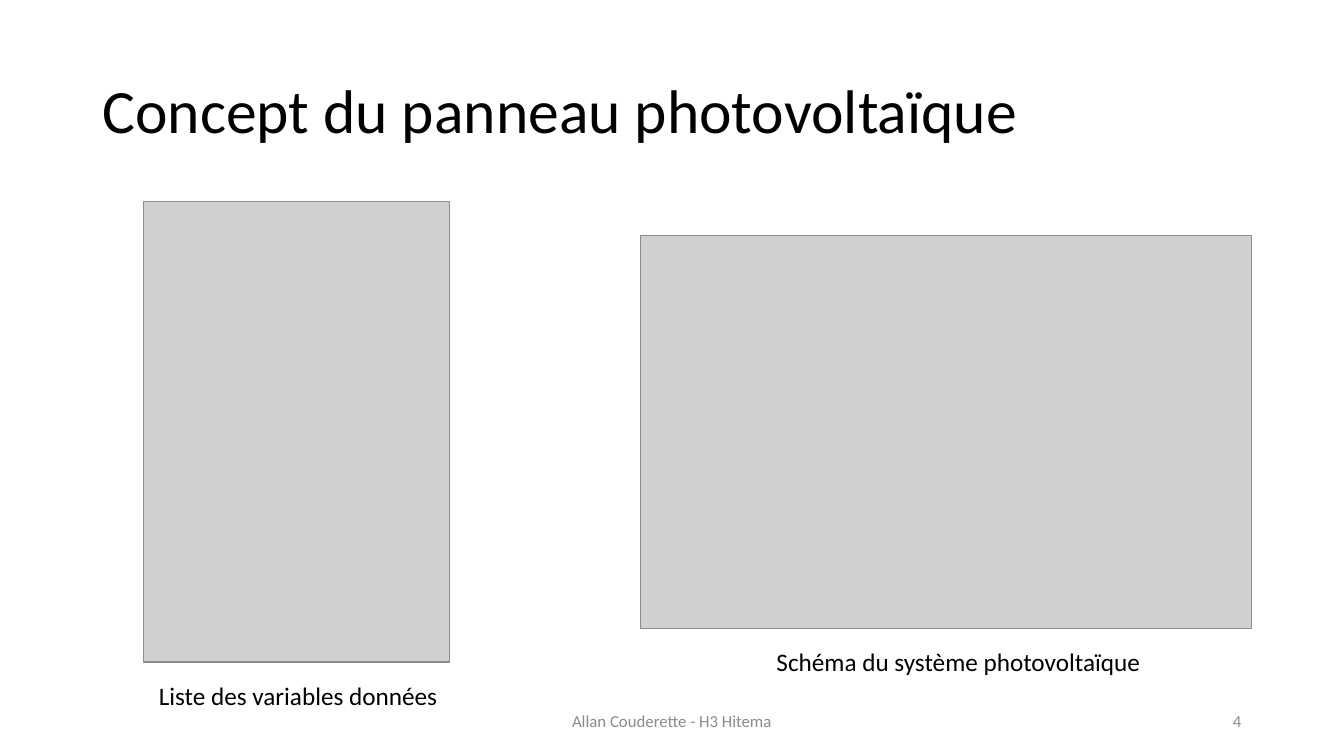
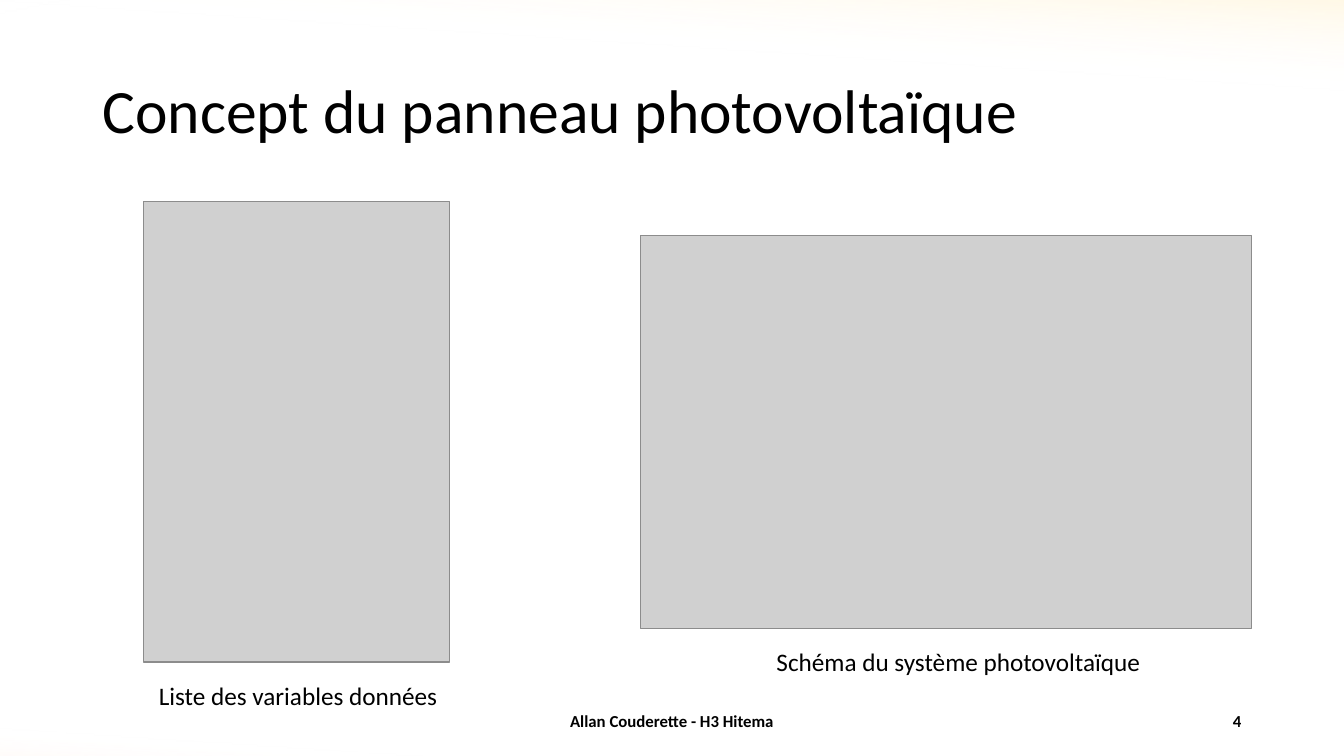
Before and after one commit to allanCouderette/ML_Solar_Power, a slide deck: slide 4 of Présentation Solar Power.pptx. Drawn at 1344x756 pixels with LibreOffice and Linux fonts; fonts in the diff are those of the drawing; grey boxes stand for pictures. Boxes give left, top, right and bottom in pixels: in the first picture for what was removed or moved away, otherwise in the second. Text is boxed around its words. In the diff, an @@ line names an element or a change of style, - is before the commit and + after.

```diff
--- a/Présentation Solar Power.pptx
+++ b/Présentation Solar Power.pptx
@@ rectangle added at (x1=0, y1=0, x2=1344, y2=756), fill gradient #FFC000 to #FFFFFF to #ED7D31 @@
@@ rectangle added at (x1=0, y1=0, x2=1344, y2=756), fill gradient #FFC000 to #FFFFFF to #ED7D31 @@
@@ text "Allan Couderette - H3 Hitema" at (x1=570, y1=715, x2=774, y2=727): text colour #8C8C8C to #000000, bold on @@
@@ page number at (x1=1233, y1=716, x2=1241, y2=727): text colour #8C8C8C to #000000, bold on @@
```
Also in this commit, not shown: 15 other slides changed, 1 other file.
